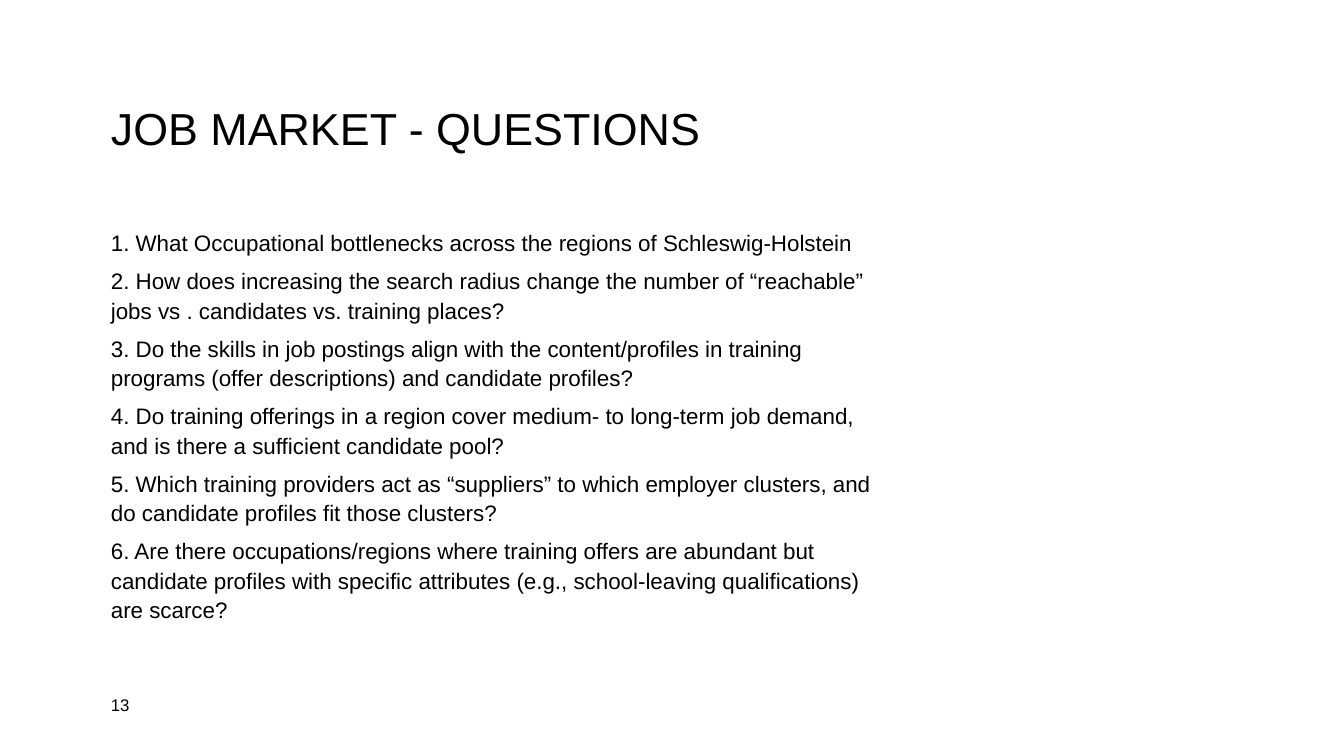
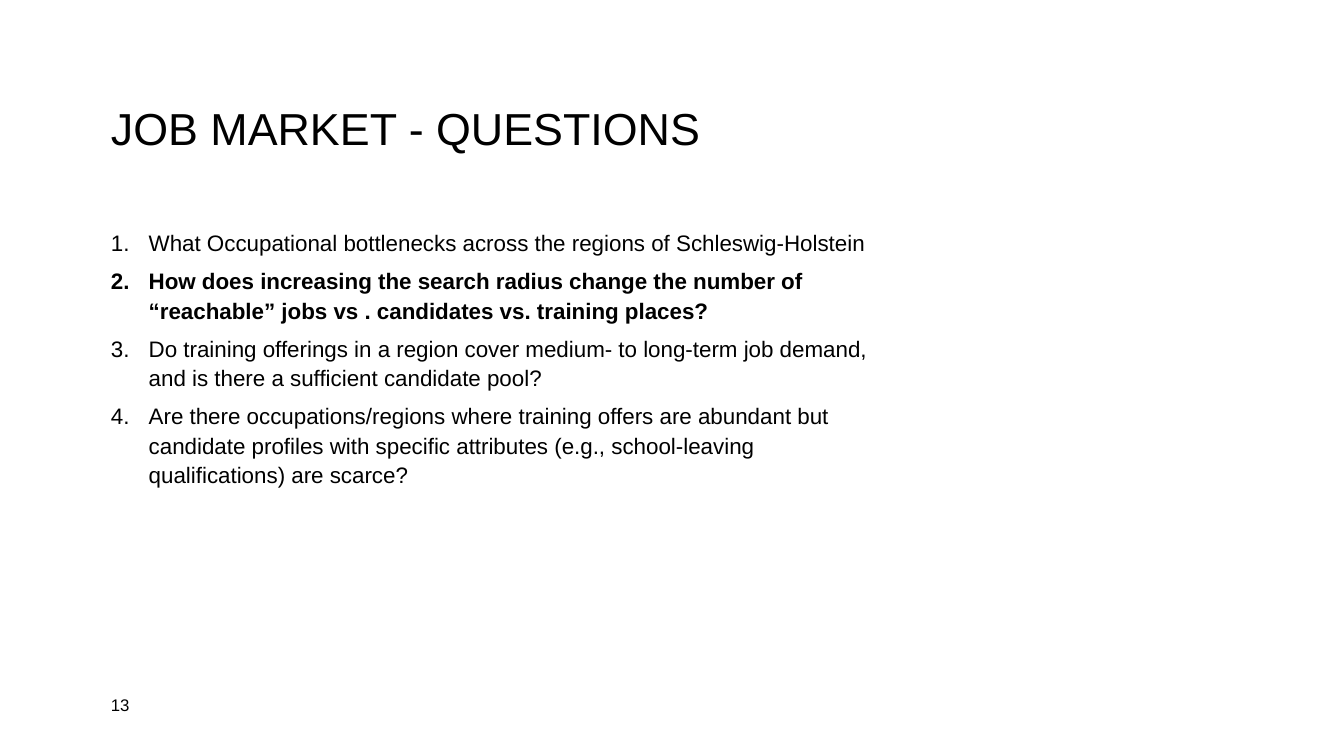
Before and after one commit to lennartklose96/DataScienceProject, a slide deck: slide 13 of Data-Science-Project.pptx. Drawn at 1344x756 pixels with LibreOffice and Linux fonts; fonts in the diff are those of the drawing; background and template pictures are left out. Boxes give left, top, right and bottom in pixels: in the first picture for what was removed or moved away, otherwise in the second. Text is boxed around its words. In the diff, an @@ line names an element or a change of style, - is before the commit and + after.

```diff
--- a/Data-Science-Project.pptx
+++ b/Data-Science-Project.pptx
@@ text "What Occupational bottlenecks across the ..." at bbox=[149, 234, 867, 488]: bold on in "How does increasing the search radius change ..."; indent changed @@
@@ text at bbox=[111, 340, 802, 391]: paragraph removed @@
-3. Do the skills in job postings align with the content/profiles in training programs (offer descriptions) and candidate profiles?
@@ text at bbox=[111, 475, 870, 526]: paragraph removed @@
-5. Which training providers act as “suppliers” to which employer clusters, and do candidate profiles fit those clusters?
```
Also in this commit, not shown: 1 other slide changed.
